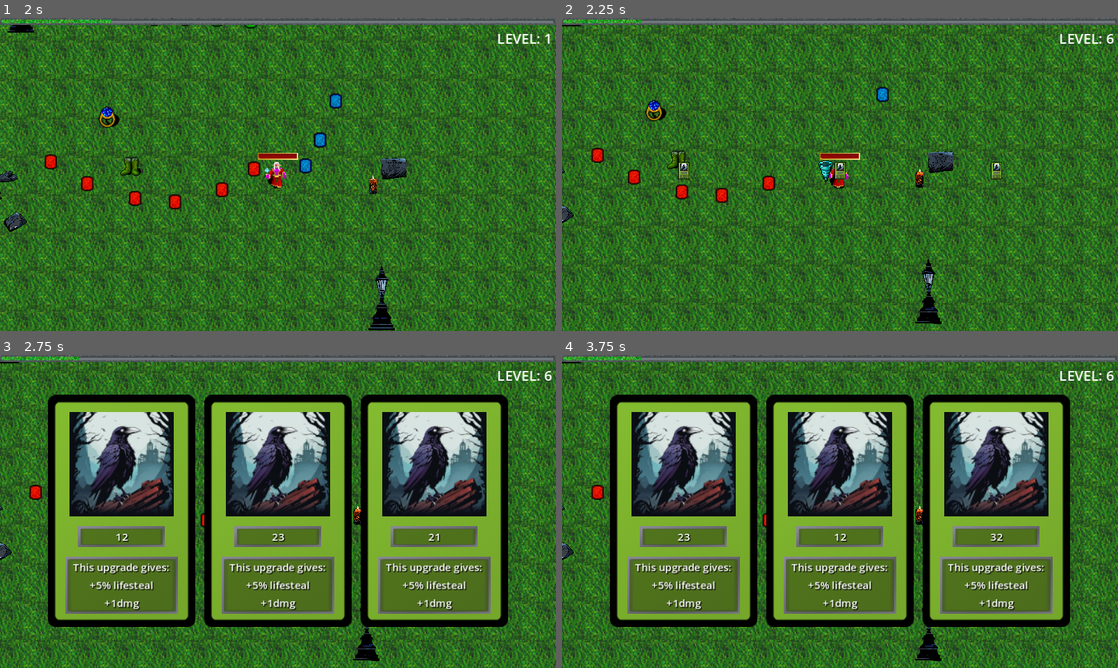
Above: before the commit, frames 1-4 (two rows, left to right).
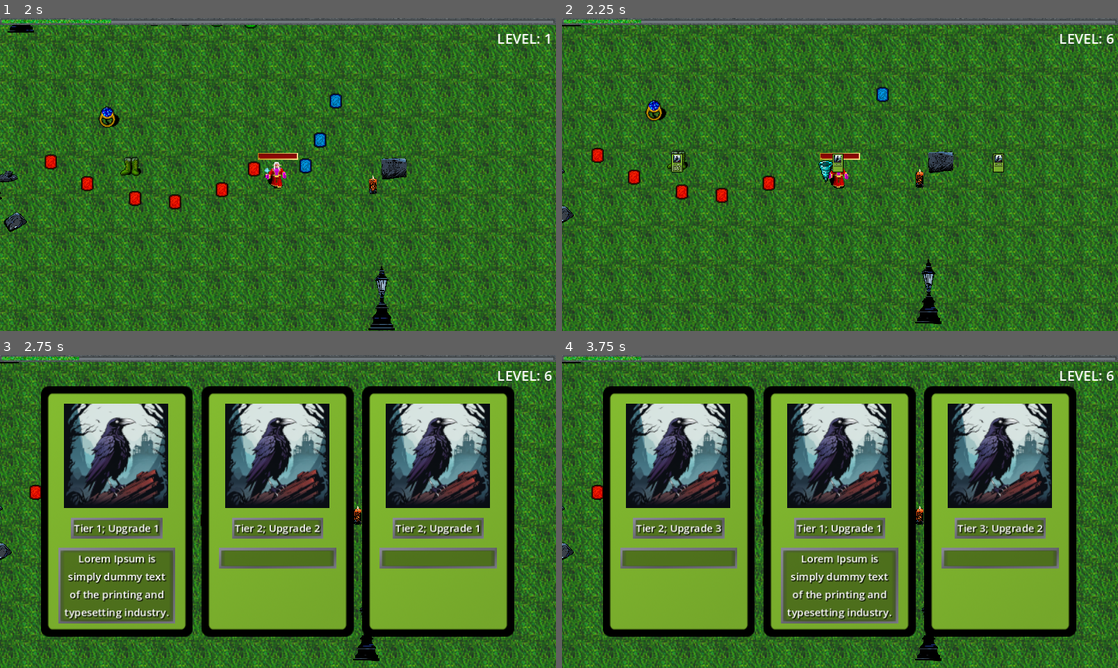
Above: after the commit, the same moments.

Repository: AGH-Code-Industry/monstrous-tide
Game: Godot game, scene res://Assets/World/world.tscn
The game is run twice, just before and just after one commit, with the same random seed, the same clock (stepped at 60 frames per second) and the same inputs.
Inputs (mouse positions are in pixels of both pictures, inside the frame that each line leads up to):
- Up to frame 1 (2 s): tap Enter at 0.5 s; move the mouse to (400, 158) at 0.52 s; press the mouse at (400, 158) at 0.53 s; hold D (right) 0.53-1.28 s; move the mouse to (166, 190) at 1.27 s; release the mouse at (166, 190) at 1.28 s; hold S (down) from 1.28 s (still down); click (166, 190) at 1.35 s
- Up to frame 2 (2.25 s): move the mouse to (895, 105) at 2.02 s; release S (down) at 2.03 s; press the mouse at (895, 105) at 2.03 s; hold D (right) from 2.03 s (still down)
- Up to frame 3 (2.75 s): keep holding D (right)
- Up to frame 4 (3.75 s): move the mouse to (684, 511) at 2.77 s; release D (right) at 2.78 s; release the mouse at (684, 511) at 2.78 s; hold W (up) 2.78-3.53 s; click (684, 511) at 2.85 s; move the mouse to (684, 508) at 3.52 s; press the mouse at (684, 508) at 3.53 s; hold A (left) from 3.53 s (still down)

Frame 1 is identical in both runs. In frame 2, 0.5% of the frame differs, in the area x 19-80%, y 43-52%; in frame 3, 44%, in the area x 7-93%, y 10-90%; in frame 4, 44%.

Commit message:
Desciption added to weapon_upgrade

Diff:
--- a/Assets/Player/Weapons/AoEWeapons/Lantern/lantern.gd
+++ b/Assets/Player/Weapons/AoEWeapons/Lantern/lantern.gd
@@ -4,4 +4,4 @@
 
 func _ready() -> void:
 	super()
-	possible_upgrades[0].upgrades[0].apply_upgrade()
+#	possible_upgrades[0].upgrades[0].apply_upgrade()
--- a/Assets/Player/Weapons/WeaponUpgrades/weapon_upgrade.gd
+++ b/Assets/Player/Weapons/WeaponUpgrades/weapon_upgrade.gd
@@ -5,6 +5,7 @@
 var upgrade_tier: int
 
 @export var name: String
+@export var description: String
 
 func apply_upgrade():
 	weapon_ref.upgrades[upgrade_tier].upgrades.append(self)
--- a/Assets/Player/Weapons/weapon.gd
+++ b/Assets/Player/Weapons/weapon.gd
@@ -26,6 +26,7 @@
 
 # returns all upgrades that can be apllied to this weapon
 func get_available_upgrades() -> Array[WeaponUpgrade]:
+	print(name)
 	var available_upgrades: Array[WeaponUpgrade] = []
 	for i in range(possible_upgrades.size()):
 		# if I already have max amount of upgrades from this tier skip to next
@@ -39,4 +40,6 @@
 		for up in possible_upgrades[i].upgrades:
 			if !upgrades[i].upgrades.has(up):
 				available_upgrades.append(up)
+	for up in available_upgrades:
+		print(up.name)
 	return available_upgrades
--- a/Assets/Player/player.tscn
+++ b/Assets/Player/player.tscn
@@ -102,15 +102,18 @@
 
 [sub_resource type="Resource" id="Resource_pshwl"]
 script = ExtResource("12_6vaps")
-name = "11"
+name = "Tier 1; Upgrade 1"
+description = "Lorem Ipsum is simply dummy text of the printing and typesetting industry."
 
 [sub_resource type="Resource" id="Resource_8uvwp"]
 script = ExtResource("12_6vaps")
-name = "12"
+name = "Tier 1; Upgrade 2"
+description = ""
 
 [sub_resource type="Resource" id="Resource_skxob"]
 script = ExtResource("12_6vaps")
-name = "13"
+name = "Tier 1; Upgrade 3"
+description = ""
 
 [sub_resource type="Resource" id="Resource_dakjw"]
 script = ExtResource("10_2jejm")
@@ -118,15 +121,18 @@
 
 [sub_resource type="Resource" id="Resource_pgp30"]
 script = ExtResource("12_6vaps")
-name = "21"
+name = "Tier 2; Upgrade 1"
+description = ""
 
 [sub_resource type="Resource" id="Resource_he64p"]
 script = ExtResource("12_6vaps")
-name = "22"
+name = "Tier 2; Upgrade 2"
+description = ""
 
 [sub_resource type="Resource" id="Resource_blm1k"]
 script = ExtResource("12_6vaps")
-name = "23"
+name = "Tier 2; Upgrade 3"
+description = ""
 
 [sub_resource type="Resource" id="Resource_bscj2"]
 script = ExtResource("10_2jejm")
@@ -134,15 +140,18 @@
 
 [sub_resource type="Resource" id="Resource_auag7"]
 script = ExtResource("12_6vaps")
-name = "31"
+name = "Tier 3; Upgrade 1"
+description = ""
 
 [sub_resource type="Resource" id="Resource_ydvv2"]
 script = ExtResource("12_6vaps")
-name = "32"
+name = "Tier 3; Upgrade 2"
+description = ""
 
 [sub_resource type="Resource" id="Resource_0bvt4"]
 script = ExtResource("12_6vaps")
-name = "33"
+name = "Tier 3; Upgrade 3"
+description = ""
 
 [sub_resource type="Resource" id="Resource_h3u4x"]
 script = ExtResource("10_2jejm")
--- a/Assets/Utility/Managers/weapon_manager.gd
+++ b/Assets/Utility/Managers/weapon_manager.gd
@@ -23,6 +23,8 @@
 
 	if all_upgrades.size() == 0:
 		return
+#	for up in all_upgrades:
+#		print(up.name)
 	var drawn_upgrades = []
 
 	for i in amount:
--- a/Assets/Utility/UI/LvlUps/CardPopupMenu.gd
+++ b/Assets/Utility/UI/LvlUps/CardPopupMenu.gd
@@ -9,11 +9,10 @@
 	if WeaponManager == null:
 		return
 	var all_upgrades = WeaponManager.get_randomly_chosen_upgrades(3)
-	print(all_upgrades)
 	for upgrade in all_upgrades:
 		var level_up_card_instance = level_up_card.instantiate()
-		level_up_card_instance.get_node("%Item Name").text = str(upgrade.name)
-
+		level_up_card_instance.get_node("%ItemName").text = str(upgrade.name)
+		level_up_card_instance.get_node("%ItemDescription").text = str(upgrade.description)
 
 		h_box_container.add_child(level_up_card_instance)
 
--- a/Assets/Utility/UI/LvlUps/LvlUpCard.tscn
+++ b/Assets/Utility/UI/LvlUps/LvlUpCard.tscn
@@ -190,7 +190,7 @@
 theme_type_variation = &"LvlUpMarginContainer"
 theme_override_constants/margin_top = 10
 
-[node name="Item image" type="TextureRect" parent="VBoxContainer/MarginContainer3"]
+[node name="ItemImage" type="TextureRect" parent="VBoxContainer/MarginContainer3"]
 layout_mode = 2
 size_flags_horizontal = 4
 size_flags_vertical = 4
@@ -206,7 +206,7 @@
 theme_override_constants/margin_right = 25
 theme_override_constants/margin_bottom = 2
 
-[node name="Item Name" type="Label" parent="VBoxContainer/MarginContainer"]
+[node name="ItemName" type="Label" parent="VBoxContainer/MarginContainer"]
 unique_name_in_owner = true
 layout_mode = 2
 size_flags_vertical = 1
@@ -225,6 +225,7 @@
 theme_override_constants/margin_right = 10
 
 [node name="ItemDescription" type="Label" parent="VBoxContainer/MarginContainer2"]
+unique_name_in_owner = true
 layout_mode = 2
 size_flags_vertical = 1
 theme_type_variation = &"LvlUpLabel"
@@ -233,3 +234,4 @@
 +1dmg"
 horizontal_alignment = 1
 vertical_alignment = 1
+autowrap_mode = 2
